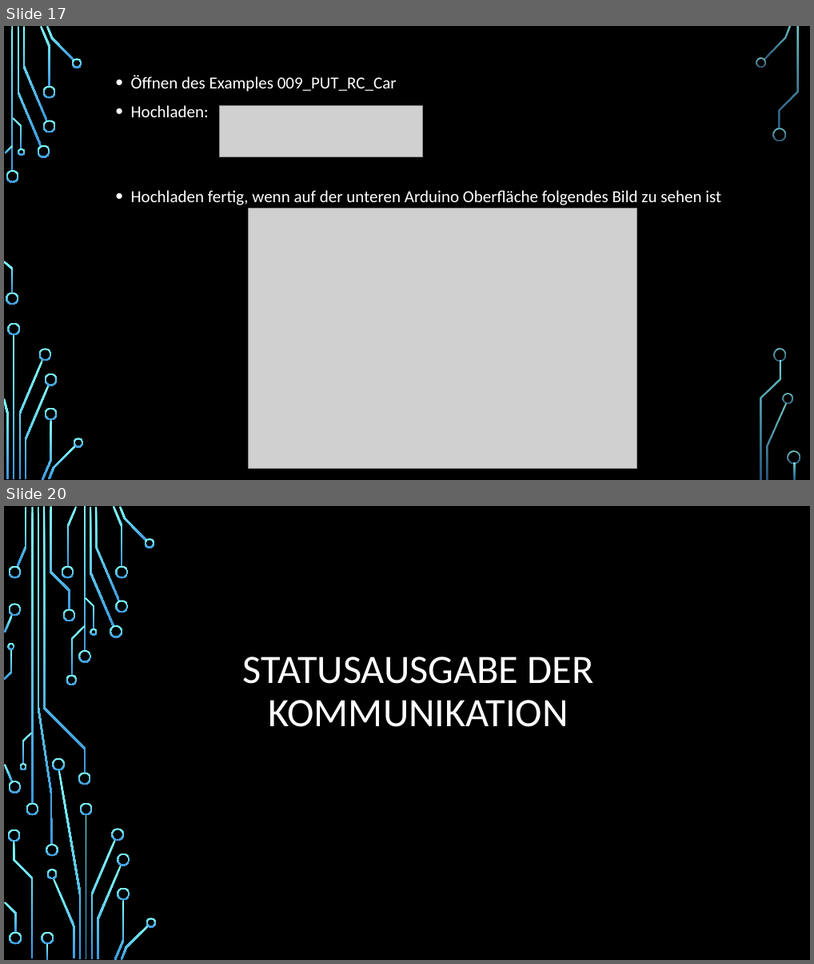
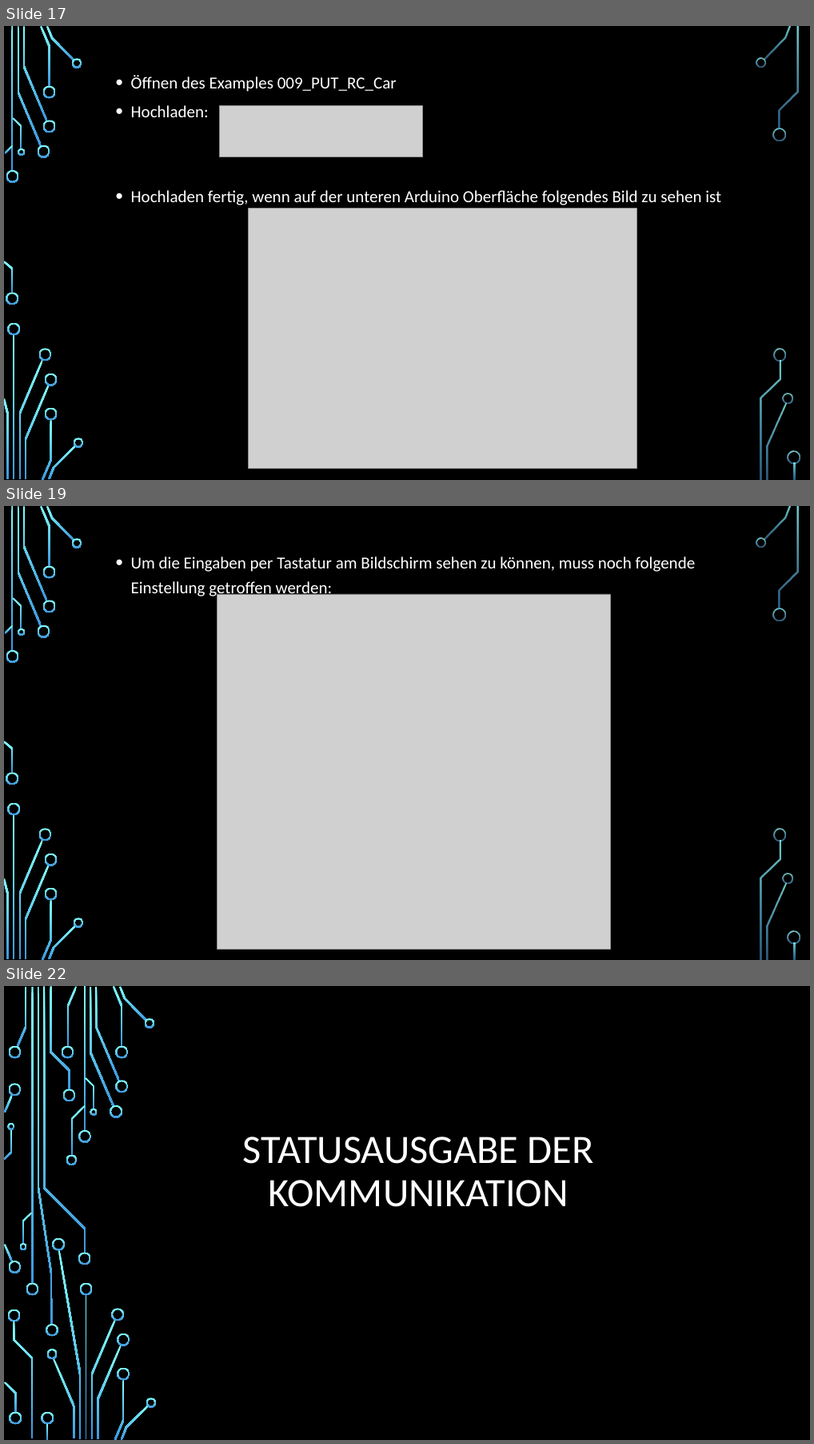
Before and after one commit to Snorp84/DigiPro_IOT_Arduino_Schulung, a slide deck: Praesentationen_Schulungen/Teil3/2010_IOT_Schulung_Teil3_Software_v1.pptx. Shown one above the other, each under a label of ours: slides 17 and 20 before the commit, slides 17, 19 and 22 after it; the slides between them are not shown. The pictures are 814x964 and 814x1444 pixels, drawn with LibreOffice and Linux fonts; fonts in the diff are those of the drawing; grey boxes stand for pictures; background and template pictures are left out. Boxes give left, top, right and bottom in pixels: in the first picture for what was removed or moved away, otherwise in the second. Text is boxed around its words. In the diff, an @@ line names an element or a change of style, - is before the commit and + after.

Commit message:
Update Software Präsentation Teil 3 - Echo und Einstellungsfenster
Genaue Beschreibung des Einstellungsfensters mit der seriellen Schnittstelle.
Erklärung der Echo Einstellung um die Eingabe in der seriellen Schnittstelle sehen zu können

```diff
--- a/Praesentationen_Schulungen/Teil3/2010_IOT_Schulung_Teil3_Software_v1.pptx
+++ b/Praesentationen_Schulungen/Teil3/2010_IOT_Schulung_Teil3_Software_v1.pptx
@@ slide 19 added at box(4, 506, 810, 960), background picture (left out); not listed: 36 template elements that a slide beside it also shows @@
@@ text added at box(131, 556, 696, 598), 20 pt, text #FFFFFF @@
+  • Um die Eingaben per Tastatur am Bildschirm sehen zu können, muss noch folgende Einstellung getroffen werden:
@@ picture added at box(218, 594, 610, 948) @@
@@ what was slide 20 is now slide 22 @@
```
Also in this commit, not shown: 2 slides changed, 1 other slide added, 1 other file.
